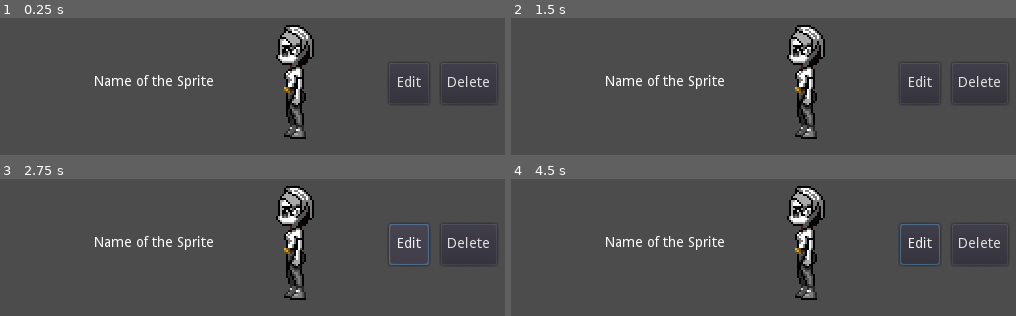
Above: before the commit, frames 1-4 (two rows, left to right).
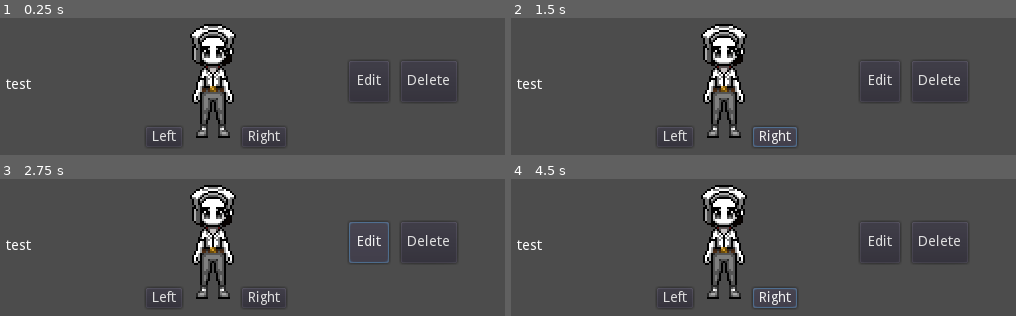
Above: after the commit, the same moments.

Repository: Sleeping-Robot-Games/Sprite-Generator
Game: Godot game, scene res://Scenes/SpriteListItem.tscn
Two runs of this game, one before a commit and one after it. Both use one fixed random seed, a clock stepped at 60 frames per second and the inputs below. This scene is started directly instead of the project's main scene.
Inputs (mouse positions are in pixels of both pictures, inside the frame that each line leads up to):
- Up to frame 1 (0.25 s): no input
- Up to frame 2 (1.5 s): click (672, 137) at 0.5 s, where only the run after the commit has a clickable "Left"; click (773, 137) at 1.25 s, where only the run after the commit has a clickable "Right"
- Up to frame 3 (2.75 s): click "Edit" at 2 s
- Up to frame 4 (4.5 s): click "Edit" at 2.75 s; click (672, 298) at 3.5 s, where only the run after the commit has a clickable "Left"; click (773, 298) at 4.25 s, where only the run after the commit has a clickable "Right"

The runs differ from the first frame. In frame 1, 9.9% of the frame differs, in the area x 1-98%, y 4-94%; in frame 2, 10%; in frame 3, 10%; in frame 4, 10%.

Commit message:
Sprite list working and spaced

Diff:
--- a/Scenes/SpriteCreate.tscn
+++ b/Scenes/SpriteCreate.tscn
@@ -845,6 +845,9 @@
 margin_right = 227.539
 margin_bottom = 396.762
 text = "Turn Right"
+__meta__ = {
+"_edit_use_anchors_": false
+}
 
 [node name="Save" type="Button" parent="."]
 margin_left = 469.0
--- a/Scenes/SpriteList.tscn
+++ b/Scenes/SpriteList.tscn
@@ -6,14 +6,19 @@
 script = ExtResource( 1 )
 
 [node name="ScrollContainer" type="ScrollContainer" parent="."]
-margin_left = 3.0
-margin_right = 639.0
-margin_bottom = 371.0
+margin_left = 76.0
+margin_top = 65.0
+margin_right = 576.0
+margin_bottom = 365.0
+scroll_horizontal_enabled = false
 __meta__ = {
 "_edit_use_anchors_": false
 }
 
 [node name="VBoxContainer" type="VBoxContainer" parent="ScrollContainer"]
+margin_right = 500.0
+margin_bottom = 300.0
+rect_min_size = Vector2( 500, 300 )
 
 [node name="Button" type="Button" parent="."]
 margin_left = 272.0
@@ -25,5 +30,16 @@
 "_edit_use_anchors_": false
 }
 
+[node name="Label" type="Label" parent="."]
+margin_left = 234.0
+margin_top = 10.0
+margin_right = 406.0
+margin_bottom = 37.0
+text = "Spirte List"
+align = 1
+__meta__ = {
+"_edit_use_anchors_": false
+}
+
 [connection signal="visibility_changed" from="." to="." method="_on_SpriteList_visibility_changed"]
 [connection signal="button_up" from="Button" to="." method="_on_Button_button_up"]
--- a/Scenes/SpriteListItem.tscn
+++ b/Scenes/SpriteListItem.tscn
@@ -4,39 +4,57 @@
 [ext_resource path="res://Scripts/SpriteListItem.gd" type="Script" id=2]
 
 [node name="SpriteListItem" type="HBoxContainer"]
-anchor_top = 0.004
-anchor_bottom = 0.004
-margin_left = 110.0
-margin_top = 0.0799999
-margin_right = 526.0
-margin_bottom = 131.08
-custom_constants/separation = 90
+margin_right = 500.0
+margin_bottom = 140.0
+rect_min_size = Vector2( 500, 140 )
+custom_constants/separation = 150
 script = ExtResource( 2 )
 __meta__ = {
 "_edit_use_anchors_": false
 }
 
 [node name="SpriteName" type="Label" parent="."]
-margin_top = 58.0
-margin_right = 120.0
-margin_bottom = 72.0
-text = "Name of the Sprite"
+margin_top = 63.0
+margin_right = 70.0
+margin_bottom = 77.0
+rect_min_size = Vector2( 70, 0 )
+text = "test"
 align = 1
 valign = 1
 
 [node name="SpriteContainer" type="Control" parent="."]
-margin_left = 210.0
-margin_right = 210.0
-margin_bottom = 131.0
+margin_left = 220.0
+margin_right = 220.0
+margin_bottom = 140.0
 
 [node name="PlayerSprites" parent="SpriteContainer" instance=ExtResource( 1 )]
-position = Vector2( -8, 70 )
+position = Vector2( 10, 71 )
 scale = Vector2( 2, 2 )
 
+[node name="Left" type="Button" parent="SpriteContainer"]
+margin_left = -58.0
+margin_top = 112.0
+margin_right = -22.0
+margin_bottom = 132.0
+text = "Left"
+__meta__ = {
+"_edit_use_anchors_": false
+}
+
+[node name="Right" type="Button" parent="SpriteContainer"]
+margin_left = 38.0
+margin_top = 112.0
+margin_right = 82.0
+margin_bottom = 132.0
+text = "Right"
+__meta__ = {
+"_edit_use_anchors_": false
+}
+
 [node name="ButtonContainer" type="Control" parent="."]
-margin_left = 300.0
-margin_right = 300.0
-margin_bottom = 131.0
+margin_left = 370.0
+margin_right = 370.0
+margin_bottom = 140.0
 
 [node name="Edit" type="Button" parent="ButtonContainer"]
 margin_left = -5.0
@@ -58,5 +76,7 @@
 "_edit_use_anchors_": false
 }
 
+[connection signal="button_up" from="SpriteContainer/Left" to="." method="_on_Turn_button_up" binds= [ -1 ]]
+[connection signal="button_up" from="SpriteContainer/Right" to="." method="_on_Turn_button_up" binds= [ 1 ]]
 [connection signal="button_up" from="ButtonContainer/Edit" to="." method="_on_Edit_button_up"]
 [connection signal="button_up" from="ButtonContainer/Delete" to="." method="_on_Delete_button_up"]
--- a/Scripts/SpriteListItem.gd
+++ b/Scripts/SpriteListItem.gd
@@ -1,6 +1,8 @@
 extends HBoxContainer
 
 var sprite_data
+var current_animation = 0
+var animations = ['idle_front', 'idle_right', 'idle_back', 'idle_left']
 
 
 func init(_sprite_data):
@@ -10,7 +12,7 @@
 
 
 func _ready():
-	pass # Replace with function body.
+	$SpriteContainer/PlayerSprites/AnimationPlayer.play(animations[current_animation])
 
 
 func _on_Edit_button_up():
@@ -18,3 +20,9 @@
 
 func _on_Delete_button_up():
 	g.remove_sprite_by_name(sprite_data.name)
+
+func _on_Turn_button_up(direction):
+	current_animation += direction
+	if current_animation == 4 or current_animation == -4:
+		current_animation = 0
+	$SpriteContainer/PlayerSprites/AnimationPlayer.play(animations[current_animation])
